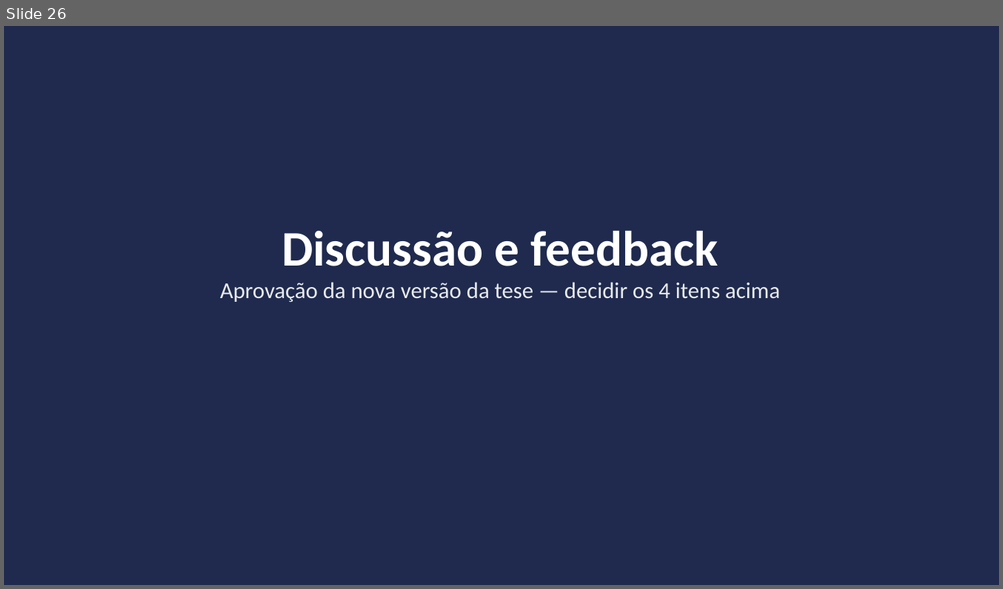
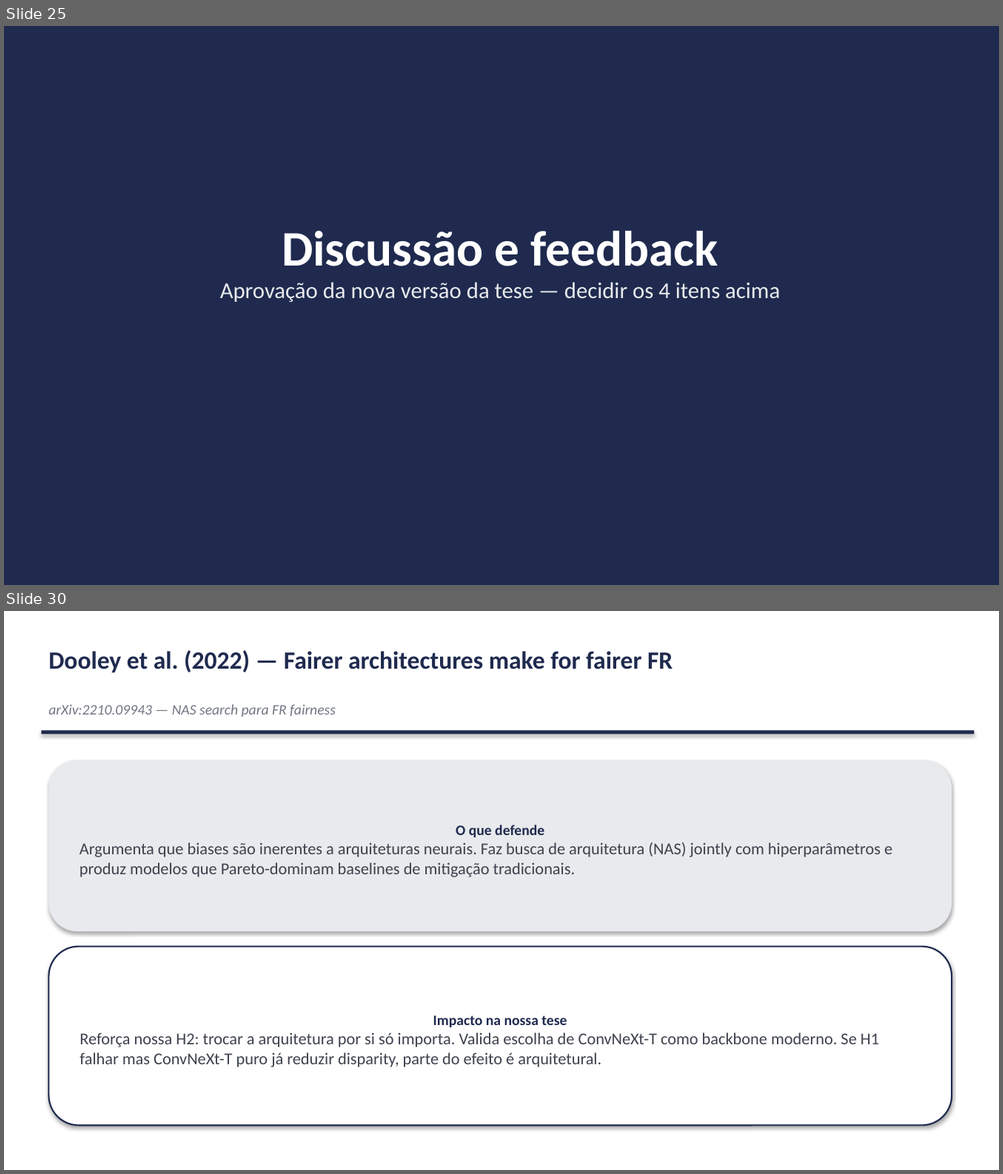
Before and after one commit to marcellozzetti/Facial-Recognition-Models-Mitigating-Bias, a slide deck: docs/ativo/material_reuniao_orientador_v3.2.1.pptx. Shown one above the other, each under a label of ours: slide 26 before the commit, slides 25 and 30 after it; the slides between them are not shown. The pictures are 1003x589 and 1003x1174 pixels, drawn with LibreOffice and Linux fonts; fonts in the diff are those of the drawing. Boxes give left, top, right and bottom in pixels: in the first picture for what was removed or moved away, otherwise in the second. Text is boxed around its words. In the diff, an @@ line names an element or a change of style, - is before the commit and + after.

```diff
--- a/docs/ativo/material_reuniao_orientador_v3.2.1.pptx
+++ b/docs/ativo/material_reuniao_orientador_v3.2.1.pptx
@@ slide 30 added at <box>4,611,999,1170</box>, background #FFFFFF @@
@@ text added at <box>48,650,672,673</box>, 24 pt, text #1F2A4E, bold @@
+Dooley et al. (2022) — Fairer architectures make for fairer FR
@@ text added at <box>48,704,336,717</box>, 14 pt, text #707682, italic @@
+arXiv:2210.09943 — NAS search para FR fairness
@@ rectangle added at <box>41,730,974,734</box>, fill #1F2A4E @@
@@ rounded rectangle added at <box>48,760,951,932</box>, fill #E8EAED, 16 pt, text #3D424E @@
+O que defende
+Argumenta que biases são inerentes a arquiteturas neurais. Faz busca de arquitetura (NAS) jointly com hiperparâmetros e produz modelos que Pareto-dominam baselines de mitigação tradicionais.
@@ rounded rectangle added at <box>48,947,951,1126</box>, fill #FFFFFF, outline #1F2A4E 1.5 pt, 16 pt, text #3D424E @@
+Impacto na nossa tese
+Reforça nossa H2: trocar a arquitetura por si só importa. Valida escolha de ConvNeXt-T como backbone moderno. Se H1 falhar mas ConvNeXt-T puro já reduzir disparity, parte do efeito é arquitetural.
@@ what was slide 26 is now slide 25 @@
```
Also in this commit, not shown: 5 slides changed, 7 other slides added, 1 slide removed, 1 other file.
